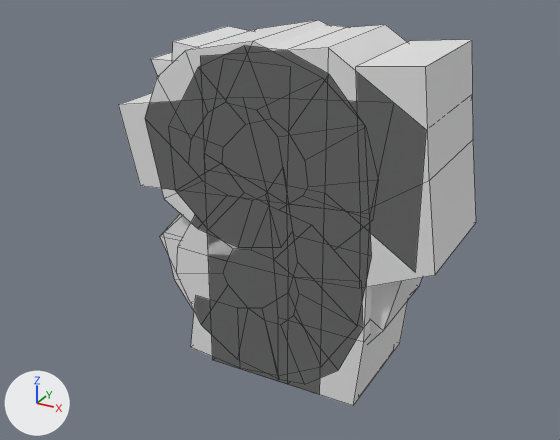
Two versions of the Blender file models/vfx/stat_particle/numbers.blend, one commit apart.
One viewpoint serves both versions: a camera (50 mm lens) standing at (0.133, -0.259, 0.189) and looking at (-0.008, -0.002, 0.061). Arrows for +X, +Y and +Z are at lower left; the lights stay in place. The picture after the commit comes second. Mesh edges are drawn as thin lines.

Objects in the first picture: 'Eight', 'Five', 'Four', 'Nine', 'One', 'Seven', 'Six'.
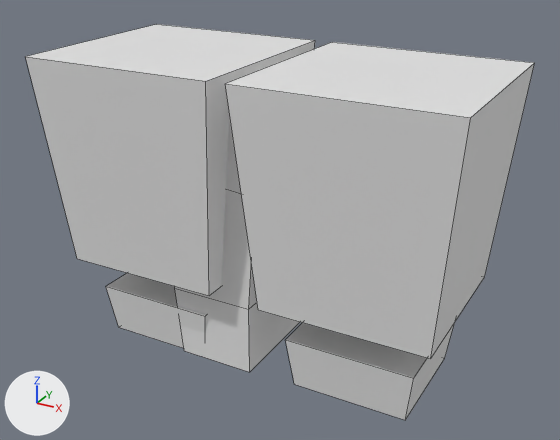
Diff of the bpy script that builds the scene:
```diff
--- a/models/vfx/stat_particle/numbers.blend.py
+++ b/models/vfx/stat_particle/numbers.blend.py
@@ me_cube_008 @@
 # used by ob_seven; location = (0.0, 0.0, 0.0)
-me_cube_008.from_pydata(...)  # 20 vertices, 18 faces; spans x -0.0689..0.0465, y -0.0255..0.0255, z 0.0..0.123
+me_cube_008.from_pydata(...)  # 20 vertices, 18 faces; spans x -0.0528..0.0626, y -0.0255..0.0255, z 0.0..0.123
+# me_cube_008 part 1: the whole mesh is mirrored in x about its middle, then moved by (0.0161, 0.0, 0.0)
 me_cube_008.materials.append(mat_material)
@@ me_cube_010 @@
 # used by ob_nine; location = (0.0, 0.0, 0.0)
-me_cube_010.from_pydata(...)  # 72 vertices, 68 faces; spans x -0.0561..0.0416, y -0.0255..0.0255, z 0.0003..0.1379
+me_cube_010.from_pydata(...)  # 72 vertices, 68 faces; spans x -0.0477..0.05, y -0.0255..0.0255, z 0.0003..0.1379
+# me_cube_010 part 2: the whole mesh is mirrored in x about its middle, then moved by (0.0084, 0.0, 0.0)
 me_cube_010.materials.append(mat_material)
@@ me_cube_011 @@
+me_cube_011.from_pydata(...)  # 32 vertices, 24 faces; spans x -0.099..0.076, y -0.042..0.042, z 0.0..0.126
+me_cube_011.materials.append(mat_material)  # white #e7e7e7
@@ ob_one @@
 ob_one.location = (0.0, 0.0, 0.0)
+ob_one.hide_set(True)
@@ ob_four @@
 ob_four.location = (0.0, 0.0, 0.0)
+ob_four.hide_set(True)
@@ ob_five @@
 ob_five.location = (0.0, 0.0, 0.0)
+ob_five.hide_set(True)
@@ ob_six @@
 ob_six.location = (0.0, 0.0, 0.0)
+ob_six.hide_set(True)
@@ ob_eight @@
 ob_eight.location = (0.0, 0.0, 0.0)
+ob_eight.hide_set(True)
@@ ob_nine @@
 ob_nine.location = (0.0, 0.0, 0.0)
+ob_nine.hide_set(True)
@@ ob_exclamationmark @@
+ob_exclamationmark = bpy.data.objects.new('ExclamationMark', me_cube_011)
+ob_exclamationmark.location = (0.0, 0.0, 0.0)
```

Location of each change, [x1, y1, x2, y2] in pixels of the pictures (560 x 440 px):
'ExclamationMark', added
    after: [25, 24, 534, 420]
'Four', hidden
    before: [204, 40, 476, 384]
'Seven', moved, mirrored
    before: [118, 93, 408, 406]
    after: [175, 113, 300, 372]
'One', hidden
    before: [200, 24, 426, 395]
'Nine', hidden
    before: [145, 20, 372, 376]
'Eight', hidden
    before: [169, 25, 378, 384]
'Six', hidden (mostly hidden)
    before: [151, 52, 422, 344]
'Five', hidden (mostly hidden)
    before: [160, 26, 249, 255]
